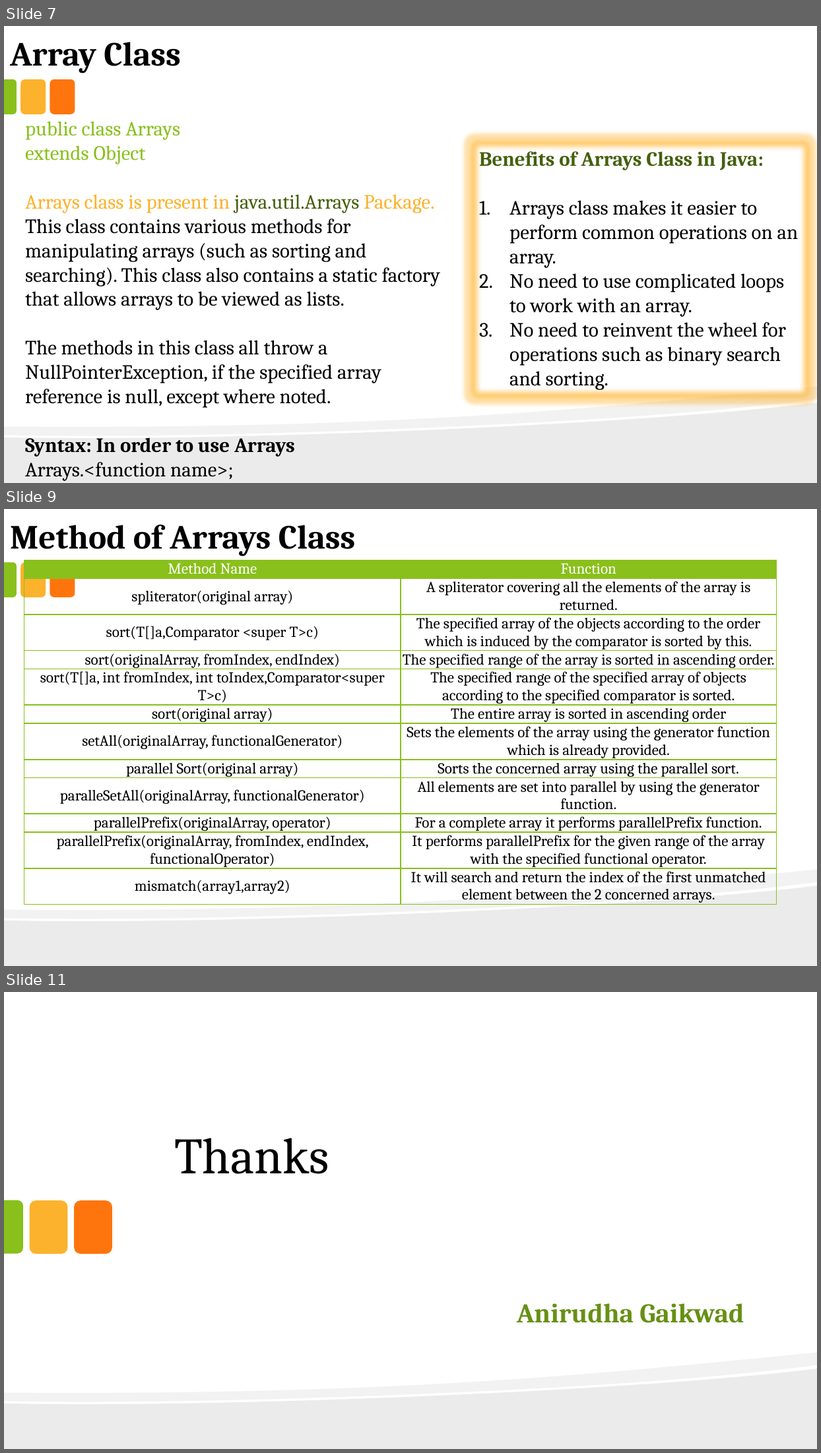
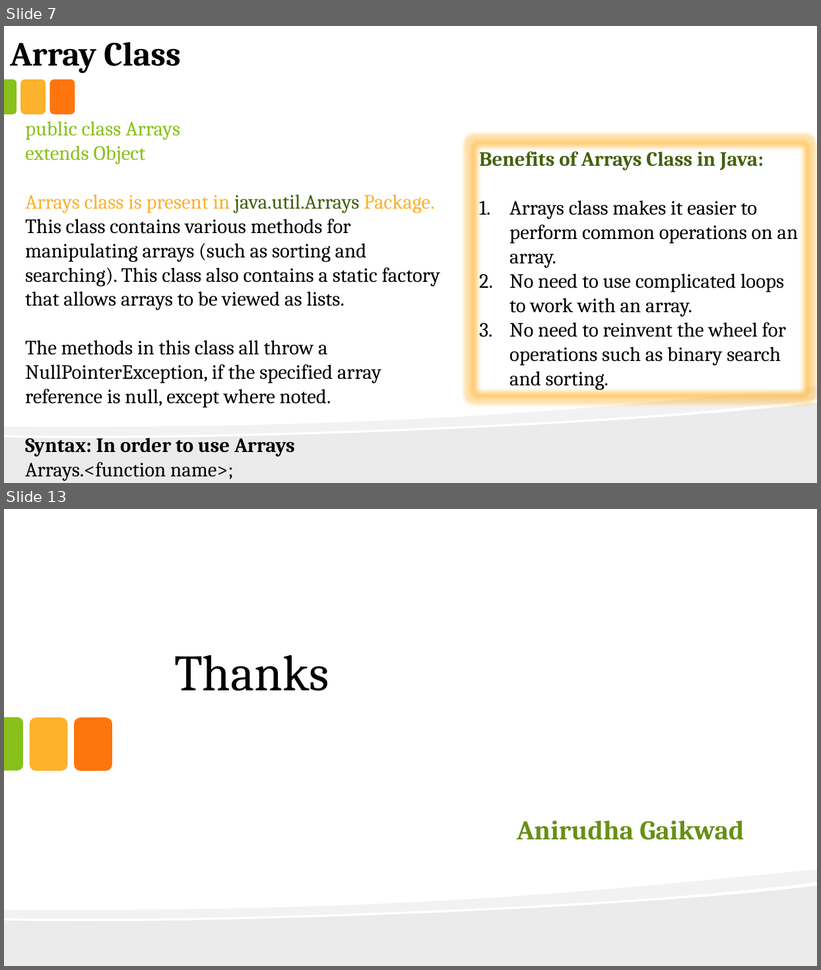
Before and after one commit to anirudhagaikwad/Java_Programming, a slide deck: Java_PPT/#6_Array.pptx. Shown one above the other, each under a label of ours: slides 7, 9 and 11 before the commit, slides 7 and 13 after it; the slides between them are not shown. The pictures are 821x1453 and 821x970 pixels, drawn with LibreOffice and Linux fonts; fonts in the diff are those of the drawing. Boxes give left, top, right and bottom in pixels: in the first picture for what was removed or moved away, otherwise in the second. Text is boxed around its words. In the diff, an @@ line names an element or a change of style, - is before the commit and + after.

```diff
--- a/Java_PPT/#6_Array.pptx
+++ b/Java_PPT/#6_Array.pptx
@@ slide 9 removed at (x1=4, y1=509, x2=817, y2=966), background #FFFFFF; not listed: 5 template elements that a slide beside it also shows @@
@@ text removed at (x1=10, y1=524, x2=356, y2=557) @@
-Method of Arrays Class
@@ table removed at (x1=24, y1=560, x2=776, y2=936), 12 rows, 2 columns @@
-Method Name | Function
-spliterator(original array) | A spliterator covering all the elements of the array is returned.
-sort(T[]a,Comparator <super T>c) | The specified array of the objects according to the order which is induced by the comparator is sorted by this.
-sort(originalArray, fromIndex, endIndex) | The specified range of the array is sorted in ascending order.
-sort(T[]a, int fromIndex, int toIndex,Comparator<super T>c) | The specified range of the specified array of objects according to the specified comparator is sorted.
-sort(original array) | The entire array is sorted in ascending order
-setAll(originalArray, functionalGenerator) | Sets the elements of the array using the generator function which is already provided.
-parallel Sort(original array) | Sorts the concerned array using the parallel sort.
-paralleSetAll(originalArray, functionalGenerator) | All elements are set into parallel by using the generator function.
-parallelPrefix(originalArray, operator) | For a complete array it performs parallelPrefix function.
-parallelPrefix(originalArray, fromIndex, endIndex, functionalOperator) | It performs parallelPrefix for the given range of the array with the specified functional operator.
-mismatch(array1,array2) | It will search and return the index of the first unmatched element between the 2 concerned arrays.
@@ what was slide 11 is now slide 13 @@
```
Also in this commit, not shown: 5 slides added, 2 other slides removed, 12 other files.
